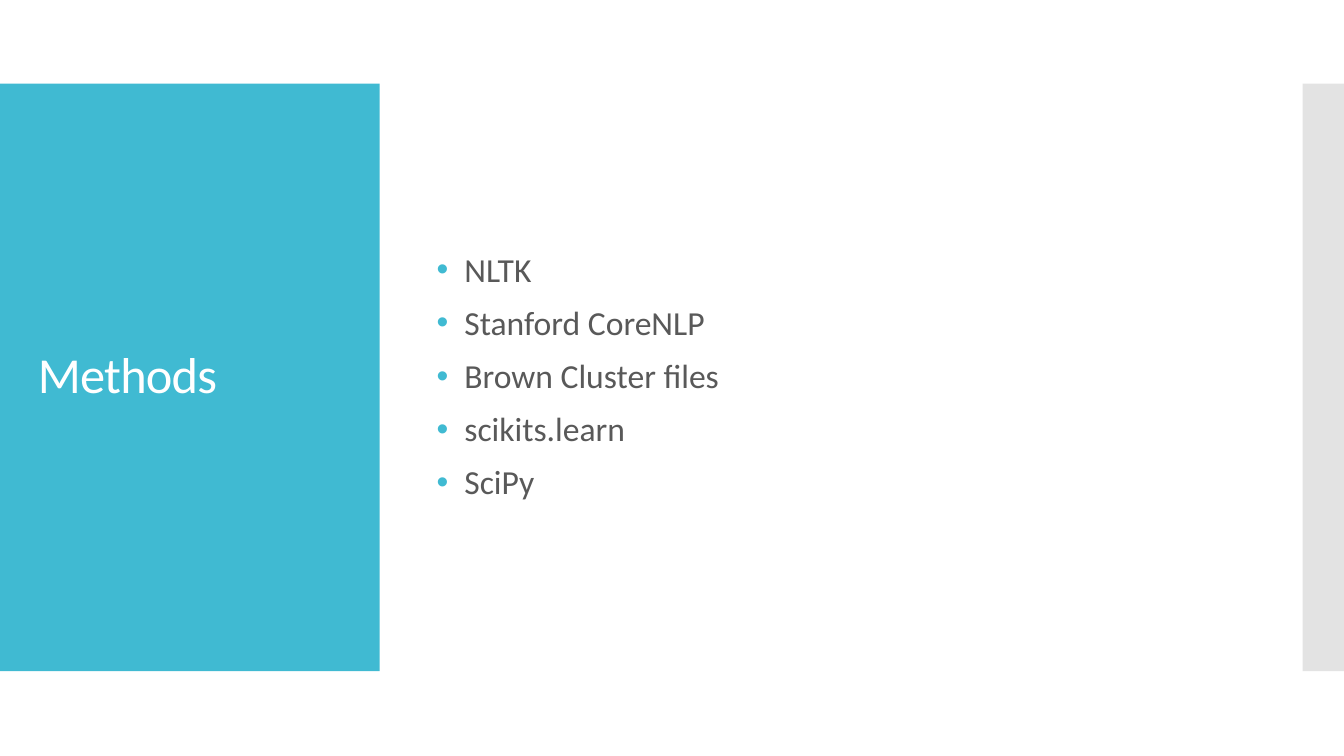
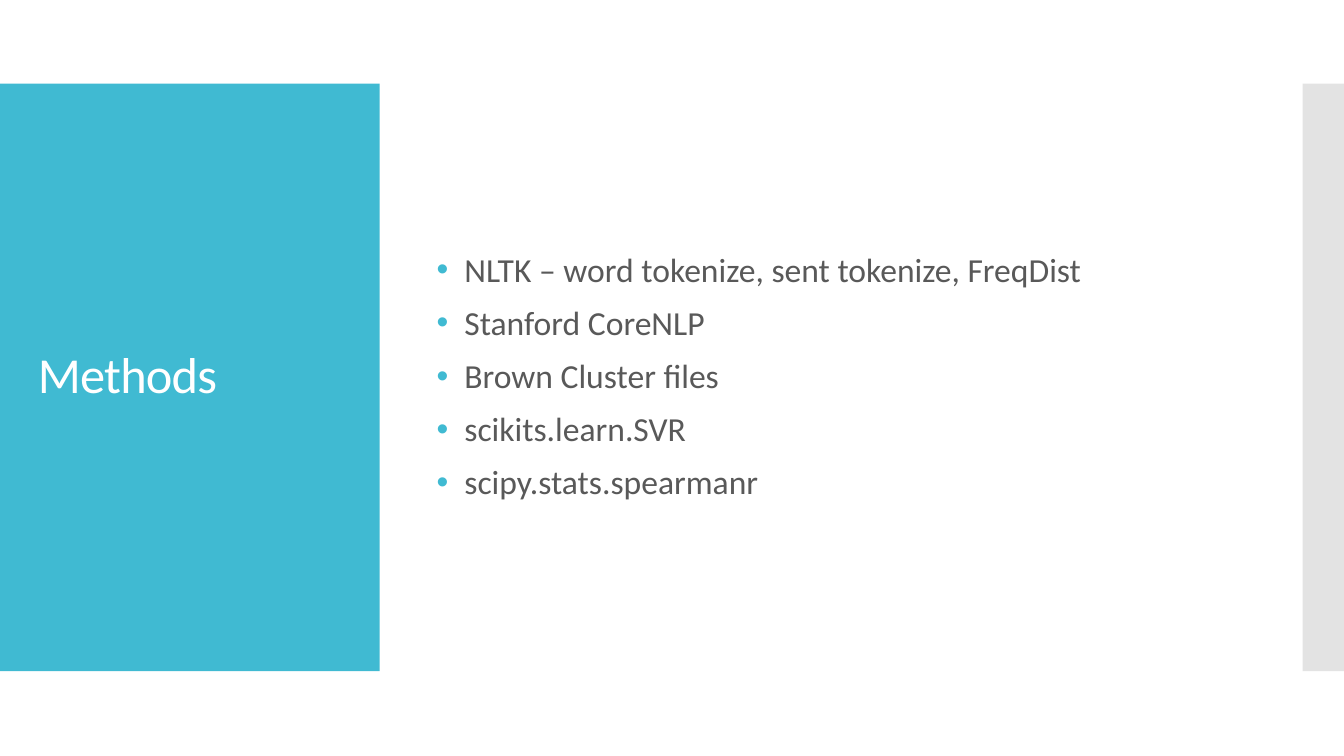
Before and after one commit to alexhby/NLP, a slide deck: slide 3 of presentation.pptx. Drawn at 1344x756 pixels with LibreOffice and Linux fonts; fonts in the diff are those of the drawing. Boxes give left, top, right and bottom in pixels: in the first picture for what was removed or moved away, otherwise in the second. Text is boxed around its words. In the diff, an @@ line names an element or a change of style, - is before the commit and + after.

```diff
--- a/presentation.pptx
+++ b/presentation.pptx
@@ text at <box>464,258,1081,288</box>: text changed @@
-• NLTK
+• NLTK – word tokenize, sent tokenize, FreqDist
@@ text at <box>464,417,758,500</box>: text changed @@
-• scikits.learn
-• SciPy
+• scikits.learn.SVR
+• scipy.stats.spearmanr
```
Also in this commit, not shown: 4 other slides changed.
